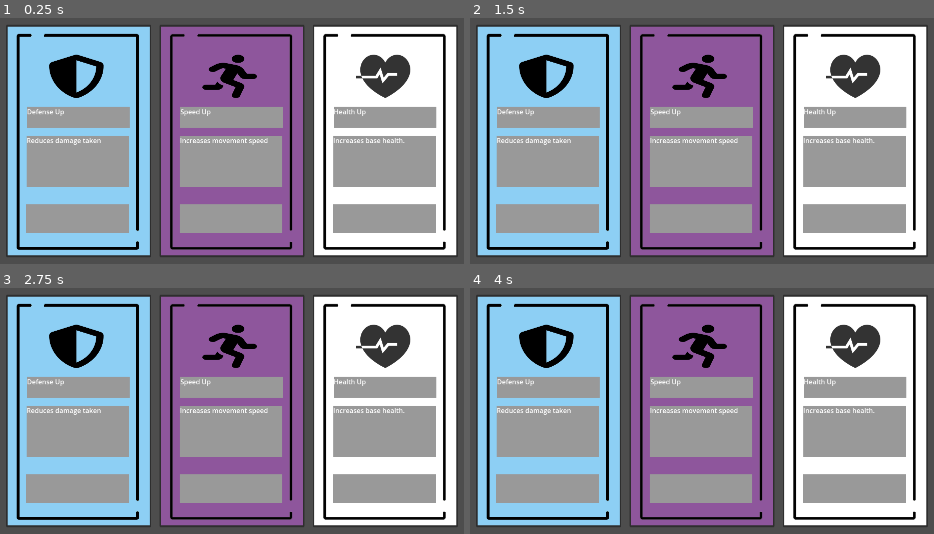
Above: before the commit, frames 1-4 (two rows, left to right).
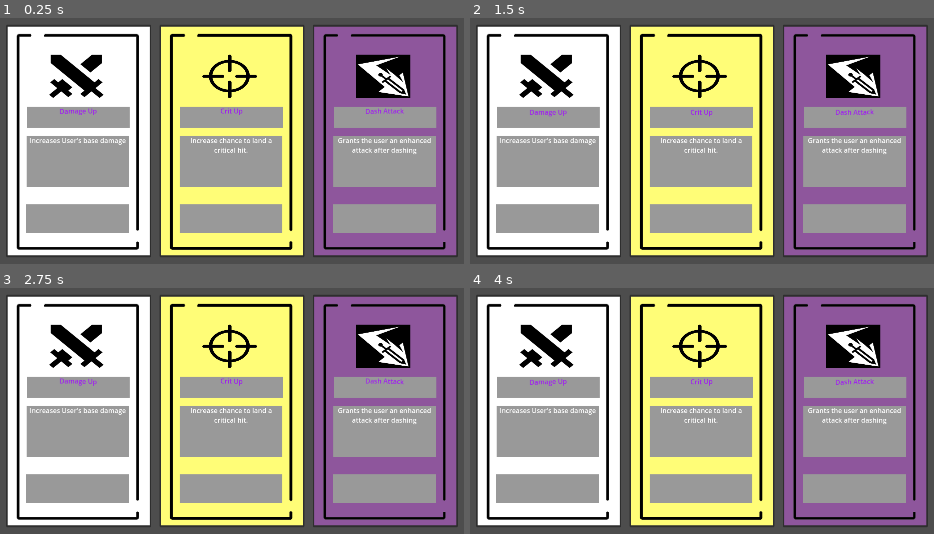
Above: after the commit, the same moments.

Repository: bradlycarpenter/Project-H-Phase-2
Game: Godot game, scene res://local_assets/ui/item_menu/scene/item_menu.tscn
Two runs of this game, one before a commit and one after it. Both use one fixed random seed, a clock stepped at 60 frames per second and the inputs below. This scene is started directly instead of the project's main scene.
Inputs (mouse positions are in pixels of both pictures, inside the frame that each line leads up to):
- Up to frame 1 (0.25 s): no input
- Up to frame 2 (1.5 s): click "Defense Up" (after the commit: "[wave amp=15 freq=8][color=pu…") at 0.5 s; click "Speed Up" (after the commit: "[wave amp=15 freq=8][color=pu…") at 1.25 s
- Up to frame 3 (2.75 s): click "Health Up" (after the commit: "[wave amp=15 freq=8][color=pu…") at 2 s
- Up to frame 4 (4 s): tap Enter at 2.75 s; move the mouse to (878, 388) at 2.77 s; hold D (p1_move_right) 2.78-3.53 s; click (878, 388) at 2.85 s; tap Space (p1_dodge) at 3.5 s; move the mouse to (544, 433) at 3.52 s; hold S (p1_move_down) from 3.53 s (still down); right-click (544, 433) at 3.6 s

The runs differ from the first frame. In frame 1, 56% of the frame differs, in the area x 1-99%, y 3-97%; in frame 2, 56%; in frame 3, 56%; in frame 4, 56%.

Commit message:
Added more items

Diff:
--- a/local_assets/actors/items/crit_up.tres
+++ b/local_assets/actors/items/crit_up.tres
@@ -1,11 +1,15 @@
-[gd_resource type="Resource" script_class="Item" load_steps=2 format=3 uid="uid://ce3wn4bvl7r6s"]
+[gd_resource type="Resource" script_class="Item" load_steps=4 format=3 uid="uid://ce3wn4bvl7r6s"]
 
 [ext_resource type="Script" path="res://local_assets/actors/items/item.gd" id="1_f6as4"]
+[ext_resource type="Texture2D" uid="uid://ms7qhxg6adtr" path="res://local_assets/actors/items/item_icons/crit.png" id="1_wglpm"]
+[ext_resource type="Texture2D" uid="uid://kth2fht4tnjb" path="res://local_assets/ui/item_menu/art/bg_colour/item_very_rare.png" id="3_xedbb"]
 
 [resource]
 script = ExtResource("1_f6as4")
+icon = ExtResource("1_wglpm")
 name = "Crit Up"
 description = "Increase chance to land a critical hit."
 stat_boost = {
 "crit": 0.05
 }
+tier = ExtResource("3_xedbb")
--- /dev/null
+++ b/local_assets/actors/items/damage_up.tres
@@ -0,0 +1,15 @@
+[gd_resource type="Resource" script_class="Item" load_steps=4 format=3 uid="uid://6mv87mfm6i8g"]
+
+[ext_resource type="Texture2D" uid="uid://cbppt57q3ce3" path="res://local_assets/actors/items/item_icons/damage.png" id="1_r6t6h"]
+[ext_resource type="Script" path="res://local_assets/actors/items/item.gd" id="1_xlc6b"]
+[ext_resource type="Texture2D" uid="uid://beok3x3ruc3y4" path="res://local_assets/ui/item_menu/art/bg_colour/item_uncommon.png" id="3_dhygd"]
+
+[resource]
+script = ExtResource("1_xlc6b")
+icon = ExtResource("1_r6t6h")
+name = "Damage Up"
+description = "Increases User's base damage"
+stat_boost = {
+"damage": 5.0
+}
+tier = ExtResource("3_dhygd")
--- /dev/null
+++ b/local_assets/actors/items/dash_attack.tres
@@ -0,0 +1,13 @@
+[gd_resource type="Resource" script_class="Item" load_steps=4 format=3 uid="uid://cqd50tc8o4044"]
+
+[ext_resource type="Texture2D" uid="uid://dqblhki5fytsi" path="res://local_assets/actors/items/item_icons/dash_attack.png" id="1_6ih5c"]
+[ext_resource type="Script" path="res://local_assets/actors/items/item.gd" id="1_sx37x"]
+[ext_resource type="Texture2D" uid="uid://ch0fwpmnbeuks" path="res://local_assets/ui/item_menu/art/bg_colour/item_legendary.png" id="3_7vrjh"]
+
+[resource]
+script = ExtResource("1_sx37x")
+icon = ExtResource("1_6ih5c")
+name = "Dash Attack"
+description = "Grants the user an enhanced attack after dashing"
+stat_boost = {}
+tier = ExtResource("3_7vrjh")
--- /dev/null
+++ b/local_assets/actors/items/extra_dash.tres
@@ -0,0 +1,15 @@
+[gd_resource type="Resource" script_class="Item" load_steps=4 format=3 uid="uid://cqis51v8wl7lx"]
+
+[ext_resource type="Texture2D" uid="uid://cxpgra7b70dy6" path="res://local_assets/actors/items/item_icons/run_fast.png" id="1_wrs2n"]
+[ext_resource type="Script" path="res://local_assets/actors/items/item.gd" id="1_ynsrc"]
+[ext_resource type="Texture2D" uid="uid://kth2fht4tnjb" path="res://local_assets/ui/item_menu/art/bg_colour/item_very_rare.png" id="3_oy1gd"]
+
+[resource]
+script = ExtResource("1_ynsrc")
+icon = ExtResource("1_wrs2n")
+name = "Extra Dash"
+description = "Grants the user an extra dash"
+stat_boost = {
+"dash_count": 1
+}
+tier = ExtResource("3_oy1gd")
--- a/local_assets/actors/items/speed_up.tres
+++ b/local_assets/actors/items/speed_up.tres
@@ -1,15 +1,15 @@
 [gd_resource type="Resource" script_class="Item" load_steps=4 format=3 uid="uid://cpfybxkubavxw"]
 
-[ext_resource type="Texture2D" uid="uid://bmbloh7bmb1rt" path="res://local_assets/actors/items/item_icons/speed_icon.png" id="1_jltap"]
+[ext_resource type="Texture2D" uid="uid://cb7encd2ppado" path="res://local_assets/actors/items/item_icons/speed.png" id="1_tpihp"]
 [ext_resource type="Script" path="res://local_assets/actors/items/item.gd" id="1_xeijt"]
-[ext_resource type="Texture2D" uid="uid://ch0fwpmnbeuks" path="res://local_assets/ui/item_menu/art/bg_colour/item_legendary.png" id="3_t635r"]
+[ext_resource type="Texture2D" uid="uid://3te0m3n7i8n6" path="res://local_assets/ui/item_menu/art/bg_colour/item_rare.png" id="3_noei2"]
 
 [resource]
 script = ExtResource("1_xeijt")
-icon = ExtResource("1_jltap")
+icon = ExtResource("1_tpihp")
 name = "Speed Up"
 description = "Increases movement speed"
 stat_boost = {
 "speed": 50.0
 }
-tier = ExtResource("3_t635r")
+tier = ExtResource("3_noei2")
--- a/local_assets/actors/test_actors/player/test_player/src/test_character.gd
+++ b/local_assets/actors/test_actors/player/test_player/src/test_character.gd
@@ -21,6 +21,7 @@
 var double_hit_chance: float = 0.0
 var dash_count: int = 1
 var shield: int = 0
+var dash_attack: bool = false
 
 func _ready():
 	animation_tree.active = true
@@ -72,6 +73,8 @@
 		"health":
 			base_health += value
 			health = base_health
+		"damage":
+			base_damage += value
 		"crit":
 			crit_chance += value
 		"defense":
@@ -90,8 +93,12 @@
 			double_hit_chance += value
 		"dash_count":
 			dash_count += value
+			if dash_count > 2:
+				dash_count = 2
 		"shield":
 			shield += value
+		"dash_attack":
+			dash_attack = true
 
 func attack(target):
 	# Attack template including crit hit
--- a/local_assets/ui/item_menu/scene/item_menu.tscn
+++ b/local_assets/ui/item_menu/scene/item_menu.tscn
@@ -1,10 +1,10 @@
 [gd_scene load_steps=10 format=3 uid="uid://63emhawrxd1t"]
 
 [ext_resource type="Script" path="res://local_assets/ui/item_menu/src/set_items.gd" id="1_o2dvo"]
-[ext_resource type="Resource" uid="uid://bxj8gouc1b1qq" path="res://local_assets/actors/items/def_up.tres" id="2_daw14"]
 [ext_resource type="Texture2D" uid="uid://beok3x3ruc3y4" path="res://local_assets/ui/item_menu/art/bg_colour/item_uncommon.png" id="2_jds35"]
-[ext_resource type="Resource" uid="uid://cpfybxkubavxw" path="res://local_assets/actors/items/speed_up.tres" id="3_gpcdj"]
-[ext_resource type="Resource" uid="uid://qjsklmkv76yy" path="res://local_assets/actors/items/health_up.tres" id="4_xuas3"]
+[ext_resource type="Resource" uid="uid://6mv87mfm6i8g" path="res://local_assets/actors/items/damage_up.tres" id="2_lljxa"]
+[ext_resource type="Resource" uid="uid://ce3wn4bvl7r6s" path="res://local_assets/actors/items/crit_up.tres" id="3_sv0v2"]
+[ext_resource type="Resource" uid="uid://cqd50tc8o4044" path="res://local_assets/actors/items/dash_attack.tres" id="4_uxs3c"]
 
 [sub_resource type="StyleBoxEmpty" id="StyleBoxEmpty_gjgyy"]
 
@@ -46,9 +46,9 @@
 theme_override_constants/separation = 20
 alignment = 1
 script = ExtResource("1_o2dvo")
-item1 = ExtResource("2_daw14")
-item2 = ExtResource("3_gpcdj")
-item3 = ExtResource("4_xuas3")
+item1 = ExtResource("2_lljxa")
+item2 = ExtResource("3_sv0v2")
+item3 = ExtResource("4_uxs3c")
 
 [node name="Button" type="Button" parent="PanelContainer/MarginContainer/HBoxContainer"]
 layout_mode = 2
@@ -85,6 +85,7 @@
 offset_right = 295.0
 offset_bottom = 389.0
 theme_override_styles/normal = SubResource("StyleBoxFlat_45e55")
+bbcode_enabled = true
 
 [node name="item_stats" type="RichTextLabel" parent="PanelContainer/MarginContainer/HBoxContainer/Button"]
 layout_mode = 0
@@ -129,6 +130,7 @@
 offset_right = 295.0
 offset_bottom = 389.0
 theme_override_styles/normal = SubResource("StyleBoxFlat_45e55")
+bbcode_enabled = true
 
 [node name="item_stats" type="RichTextLabel" parent="PanelContainer/MarginContainer/HBoxContainer/Button2"]
 layout_mode = 0
@@ -173,6 +175,7 @@
 offset_right = 295.0
 offset_bottom = 389.0
 theme_override_styles/normal = SubResource("StyleBoxFlat_45e55")
+bbcode_enabled = true
 
 [node name="item_stats" type="RichTextLabel" parent="PanelContainer/MarginContainer/HBoxContainer/Button3"]
 layout_mode = 0
--- a/local_assets/ui/item_menu/src/set_items.gd
+++ b/local_assets/ui/item_menu/src/set_items.gd
@@ -28,6 +28,6 @@
 func setItems(display_item, item_children, item):
 	item_children[0].texture = item.icon
 	item_children[0].expand = true
-	item_children[1].text = item.name
-	item_children[2].text = item.description
+	item_children[1].text = "[wave amp=15 freq=8][color=purple][center]" + item.name + "[/center][/color][/wave]"
+	item_children[2].text = "[center]" + item.description + "[/center]"
 	display_item.icon = item.tier
Binary file added: local_assets/actors/items/item_icons/crit.png
Not shown, added: local_assets/actors/items/item_icons/crit.png.import
Binary file added: local_assets/actors/items/item_icons/damage.png
Not shown, added: local_assets/actors/items/item_icons/damage.png.import
Renamed: local_assets/actors/items/item_icons/speed_icon.png -> local_assets/actors/items/item_icons/dash.png
Not shown, added: local_assets/actors/items/item_icons/dash.png.import
Binary file added: local_assets/actors/items/item_icons/dash_attack.png
Not shown, added: local_assets/actors/items/item_icons/dash_attack.png.import
Renamed: local_assets/actors/items/item_icons/speed_icon.png.import -> local_assets/actors/items/item_icons/dash_icon.png.import
Binary file added: local_assets/actors/items/item_icons/fire_dash.png
Not shown, added: local_assets/actors/items/item_icons/fire_dash.png.import
Binary file added: local_assets/actors/items/item_icons/run_fast.png
(and 5 more such lines)
